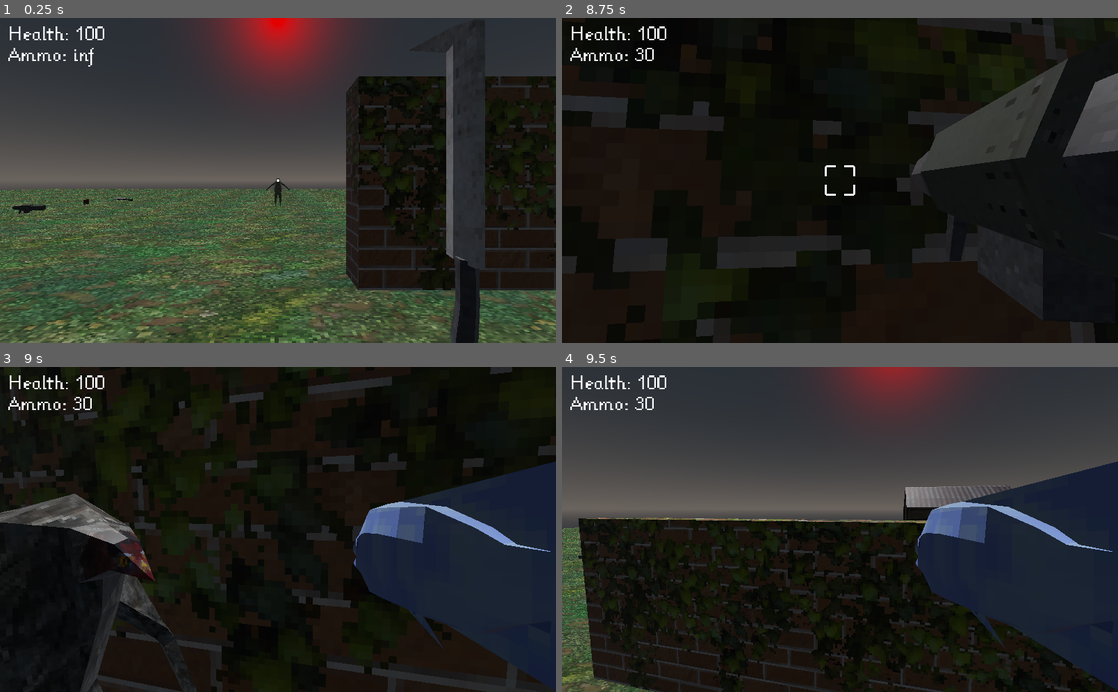
Above: before the commit, frames 1-4 (two rows, left to right).
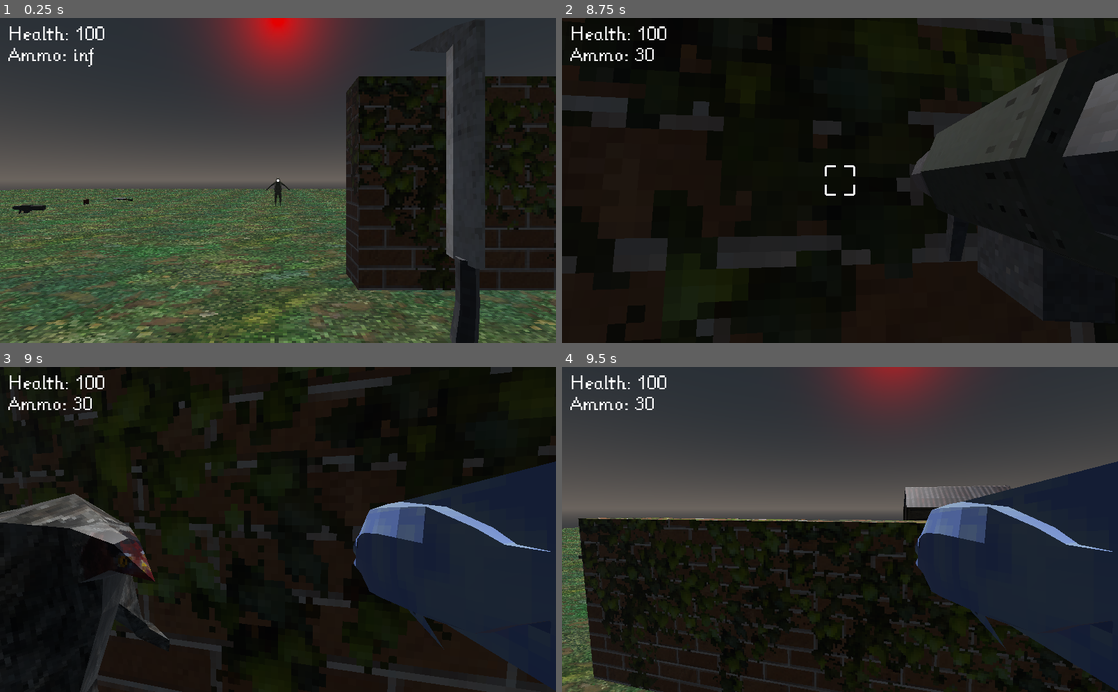
Above: after the commit, the same moments.

Repository: KyleSaki714/fps-retro-godotTutorial
Game: Godot game, scene res://World.tscn
Two runs of this game, one before a commit and one after it. Both use one fixed random seed, a clock stepped at 60 frames per second and the inputs below.
Inputs (mouse positions are in pixels of both pictures, inside the frame that each line leads up to):
- Up to frame 1 (0.25 s): no input
- Up to frame 2 (8.75 s): tap Enter at 0.5 s; move the mouse to (867, 180) at 0.52 s; press the mouse at (867, 180) at 0.53 s; hold W (move_forwards) 0.53-5.78 s; tap Space (jump) at 0.77, 1.52, 3.02, 3.77, 4.52, 6.02, 6.77, 7.52 s; move the mouse to (812, 180) at 1.27 s; release the mouse at (812, 180) at 1.28 s; tap 1 at 1.35, 5.85 s; move the mouse to (851, 174) at 2.02 s; tap 2 at 2.1, 6.6 s; move the mouse to (834, 187) at 2.77 s; tap 3 at 2.85, 7.35 s; move the mouse to (878, 183) at 3.52 s; tap 4 at 3.6, 8.1 s; move the mouse to (795, 177) at 4.27 s; tap 5 at 4.35 s; move the mouse to (845, 180) at 5.02 s; press the mouse at (845, 180) at 5.03 s; tap X (restart) at 5.75 s; move the mouse to (817, 174) at 5.77 s; release the mouse at (817, 174) at 5.78 s; hold D (move_right) 5.78-6.53 s; move the mouse to (867, 180) at 6.52 s; hold W (move_forwards) from 6.53 s (still down); move the mouse to (812, 180) at 7.27 s; move the mouse to (851, 174) at 8.02 s
- Up to frame 3 (9 s): move the mouse to (272, 536) at 8.77 s; release W (move_forwards) at 8.78 s; hold A (move_left) from 8.78 s (still down); tap 5 at 8.85 s
- Up to frame 4 (9.5 s): keep holding A (move_left); tap Space (jump) at 9.02 s

Frames 1-2 are identical in both runs. In frame 3, 0.5% of the frame differs, in the area x 17-36%, y 63-100%; in frame 4, nothing differs.
Error in both runs: Invalid get index 'ammo' (on base: 'Spatial'). (res://characters/player/WeaponManager.gd:126)

Commit message:
add health effects (hurt, heal) in player scene

Diff:
--- a/characters/player/Player.tscn
+++ b/characters/player/Player.tscn
@@ -501,6 +501,104 @@
 [sub_resource type="CapsuleShape" id=22]
 radius = 0.67
 
+[sub_resource type="Animation" id=23]
+length = 0.001
+tracks/0/type = "value"
+tracks/0/path = NodePath(".:visible")
+tracks/0/interp = 1
+tracks/0/loop_wrap = true
+tracks/0/imported = false
+tracks/0/enabled = true
+tracks/0/keys = {
+"times": PoolRealArray( 0 ),
+"transitions": PoolRealArray( 1 ),
+"update": 0,
+"values": [ false ]
+}
+tracks/1/type = "value"
+tracks/1/path = NodePath(".:color")
+tracks/1/interp = 1
+tracks/1/loop_wrap = true
+tracks/1/imported = false
+tracks/1/enabled = true
+tracks/1/keys = {
+"times": PoolRealArray( 0 ),
+"transitions": PoolRealArray( 1 ),
+"update": 0,
+"values": [ Color( 1, 0, 0, 0 ) ]
+}
+
+[sub_resource type="Animation" id=24]
+resource_name = "heal"
+length = 0.1
+tracks/0/type = "value"
+tracks/0/path = NodePath(".:visible")
+tracks/0/interp = 1
+tracks/0/loop_wrap = true
+tracks/0/imported = false
+tracks/0/enabled = true
+tracks/0/keys = {
+"times": PoolRealArray( 0, 0.1 ),
+"transitions": PoolRealArray( 1, 1 ),
+"update": 1,
+"values": [ true, false ]
+}
+tracks/1/type = "value"
+tracks/1/path = NodePath(".:color")
+tracks/1/interp = 1
+tracks/1/loop_wrap = true
+tracks/1/imported = false
+tracks/1/enabled = true
+tracks/1/keys = {
+"times": PoolRealArray( 0, 0.1 ),
+"transitions": PoolRealArray( 1, 1 ),
+"update": 0,
+"values": [ Color( 0, 1, 0, 0.0941176 ), Color( 0, 1, 0, 0 ) ]
+}
+
+[sub_resource type="Animation" id=25]
+resource_name = "hurt"
+length = 0.1
+tracks/0/type = "value"
+tracks/0/path = NodePath(".:visible")
+tracks/0/interp = 1
+tracks/0/loop_wrap = true
+tracks/0/imported = false
+tracks/0/enabled = true
+tracks/0/keys = {
+"times": PoolRealArray( 0, 0.1 ),
+"transitions": PoolRealArray( 1, 1 ),
+"update": 1,
+"values": [ true, false ]
+}
+tracks/1/type = "value"
+tracks/1/path = NodePath(".:color")
+tracks/1/interp = 1
+tracks/1/loop_wrap = true
+tracks/1/imported = false
+tracks/1/enabled = true
+tracks/1/keys = {
+"times": PoolRealArray( 0, 0.1 ),
+"transitions": PoolRealArray( 1, 1 ),
+"update": 0,
+"values": [ Color( 1, 0, 0, 0.0941176 ), Color( 1, 0, 0, 0 ) ]
+}
+
+[sub_resource type="Animation" id=26]
+resource_name = "start"
+tracks/0/type = "value"
+tracks/0/path = NodePath(".:visible")
+tracks/0/interp = 1
+tracks/0/loop_wrap = true
+tracks/0/imported = false
+tracks/0/enabled = true
+tracks/0/keys = {
+"times": PoolRealArray( 0 ),
+"transitions": PoolRealArray( 1 ),
+"update": 1,
+"values": [ false ]
+}
+
 [node name="Player" type="KinematicBody"]
 collision_layer = 2147483654
 collision_mask = 3
@@ -778,10 +876,25 @@
 Ammo: 0"
 script = ExtResource( 25 )
 
+[node name="HealthEffects" type="ColorRect" parent="CanvasLayer"]
+visible = false
+anchor_right = 1.0
+anchor_bottom = 1.0
+color = Color( 1, 0, 0, 0 )
+
+[node name="AnimationPlayer" type="AnimationPlayer" parent="CanvasLayer/HealthEffects"]
+autoplay = "start"
+anims/RESET = SubResource( 23 )
+anims/heal = SubResource( 24 )
+anims/hurt = SubResource( 25 )
+anims/start = SubResource( 26 )
+
 [connection signal="ammo_changed" from="Camera/WeaponManager" to="CanvasLayer/StatsDisplay" method="update_ammo"]
 [connection signal="fired" from="Camera/WeaponManager/Weapons/MachineGun" to="Camera/WeaponManager/Weapons/MachineGun/Graphics/MuzzleFlash" method="flash"]
 [connection signal="fired" from="Camera/WeaponManager/Weapons/Shotgun" to="Camera/WeaponManager/Weapons/Shotgun/Graphics/MuzzleFlash" method="flash"]
 [connection signal="fired" from="Camera/WeaponManager/Weapons/RocketLauncher" to="Camera/WeaponManager/Weapons/RocketLauncher/Graphics/MuzzleFlash" method="flash"]
 [connection signal="dead" from="HealthManager" to="CanvasLayer/RestartMessage" method="show"]
+[connection signal="healed" from="HealthManager" to="CanvasLayer/HealthEffects/AnimationPlayer" method="play" binds= [ "heal" ]]
 [connection signal="health_changed" from="HealthManager" to="CanvasLayer/StatsDisplay" method="update_health"]
+[connection signal="hurt" from="HealthManager" to="CanvasLayer/HealthEffects/AnimationPlayer" method="play" binds= [ "hurt" ]]
 [connection signal="got_pickup" from="PickupManager" to="Camera/WeaponManager" method="get_pickup"]
Not shown: 1 places in characters/player/Player.tscn that only renumber resources
